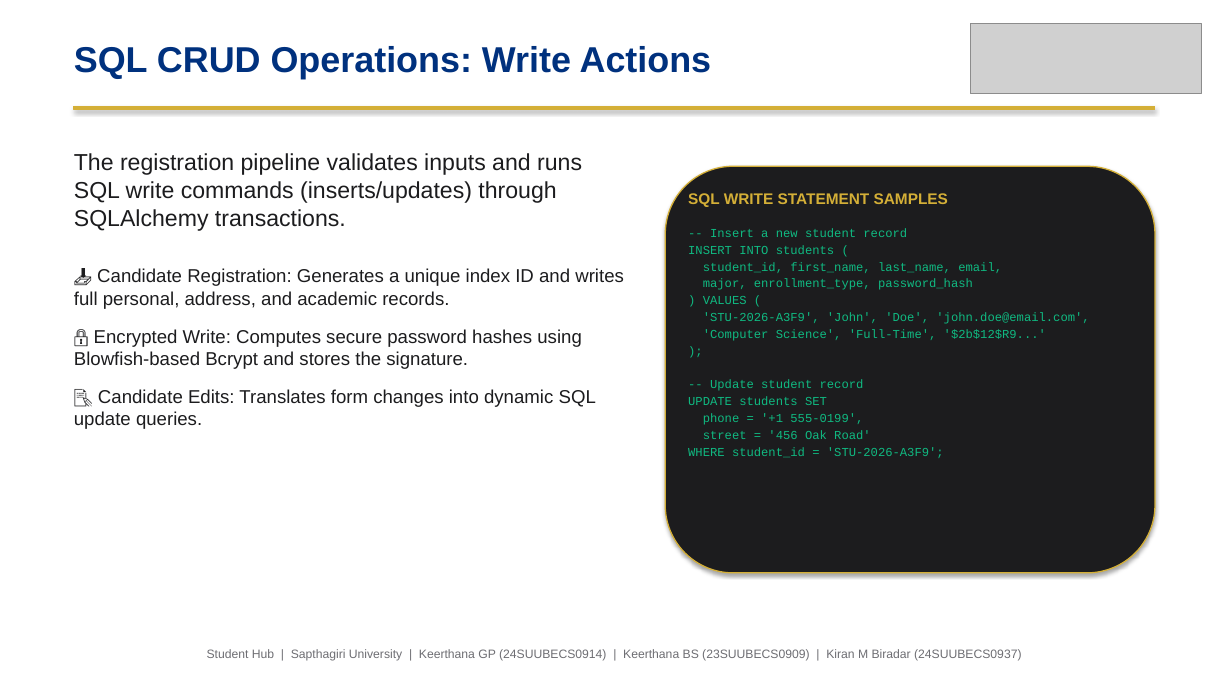
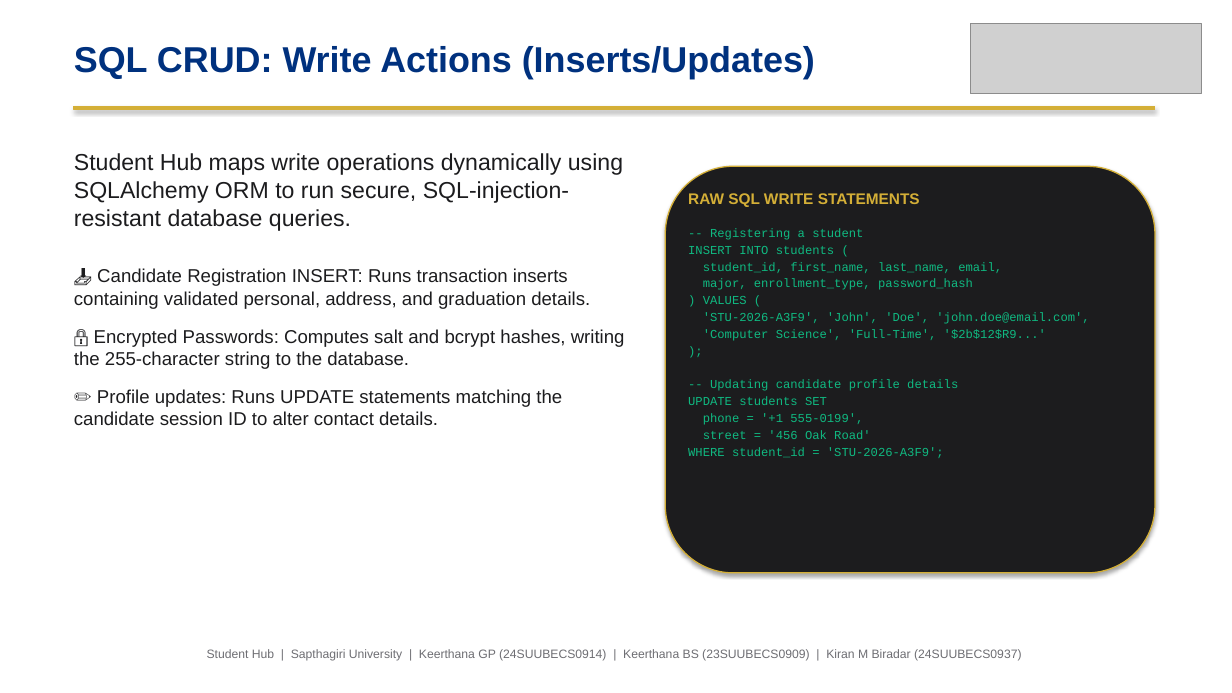
Before and after one commit to kirancodes-dev/Student-Registration, a slide deck: slide 8 of Student_Registration_Presentation.pptx. Drawn at 1232x693 pixels with LibreOffice and Linux fonts; fonts in the diff are those of the drawing; grey boxes stand for pictures. Boxes give left, top, right and bottom in pixels: in the first picture for what was removed or moved away, otherwise in the second. Text is boxed around its words. In the diff, an @@ line names an element or a change of style, - is before the commit and + after.

Commit message:
feat: compile and update 19-slide standard presentation for Student Hub

```diff
--- a/Student_Registration_Presentation.pptx
+++ b/Student_Registration_Presentation.pptx
@@ text at bbox=[74, 46, 815, 79]: text changed @@
-SQL CRUD Operations: Write Actions
+SQL CRUD: Write Actions (Inserts/Updates)
@@ text at bbox=[74, 153, 625, 425]: text changed @@
-The registration pipeline validates inputs and runs SQL write commands (inserts/updates) through SQLAlchemy transactions.
-📥 Candidate Registration: Generates a unique index ID and writes full personal, address, and academic records.
-🔒 Encrypted Write: Computes secure password hashes using Blowfish-based Bcrypt and stores the signature.
-📝 Candidate Edits: Translates form changes into dynamic SQL update queries.
+Student Hub maps write operations dynamically using SQLAlchemy ORM to run secure, SQL-injection-resistant database queries.
+📥 Candidate Registration INSERT: Runs transaction inserts containing validated personal, address, and graduation details.
+🔒 Encrypted Passwords: Computes salt and bcrypt hashes, writing the 255-character string to the database.
+✏️ Profile updates: Runs UPDATE statements matching the candidate session ID to alter contact details.
@@ text at bbox=[688, 193, 1089, 458]: text changed @@
-SQL WRITE STATEMENT SAMPLES
--- Insert a new student record
-INSERT INTO students (
-student_id, first_name, last_name, email,
-major, enrollment_type, password_hash
-) VALUES (
-'STU-2026-A3F9', 'John', 'Doe', 'john.doe@email.com',
-'Computer Science', 'Full-Time', '$2b$12$R9...'
-);
--- Update student record
-UPDATE students SET
-phone = '+1 555-0199',
-street = '456 Oak Road'
-WHERE student_id = 'STU-2026-A3F9';
+RAW SQL WRITE STATEMENTS
+-- Registering a student
+INSERT INTO students (
+student_id, first_name, last_name, email,
+major, enrollment_type, password_hash
+) VALUES (
+'STU-2026-A3F9', 'John', 'Doe', 'john.doe@email.com',
+'Computer Science', 'Full-Time', '$2b$12$R9...'
+);
+-- Updating candidate profile details
+UPDATE students SET
+phone = '+1 555-0199',
+street = '456 Oak Road'
+WHERE student_id = 'STU-2026-A3F9';
```
Also in this commit, not shown: 17 other slides changed, 1 other file.
